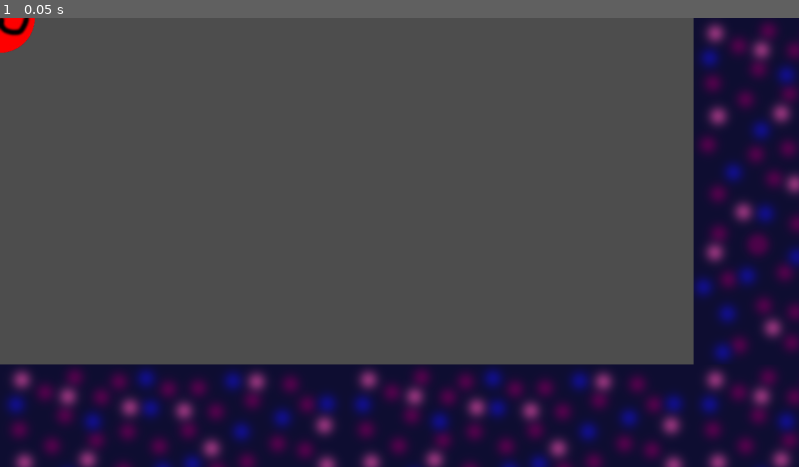
Above: before the commit, frame 1.
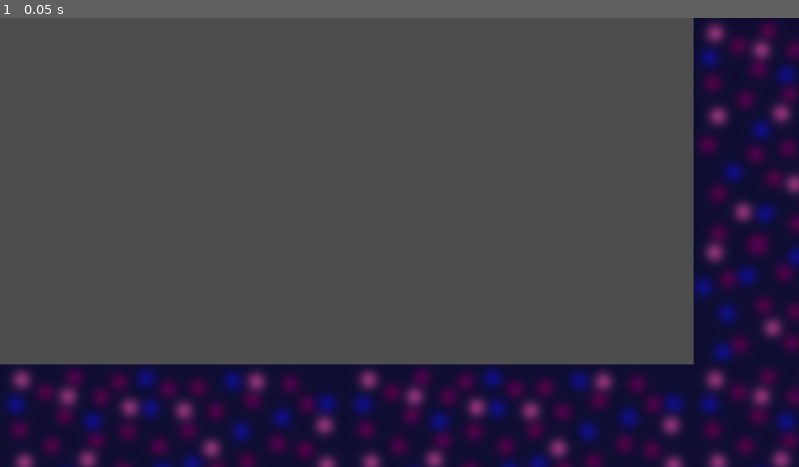
Above: after the commit, the same moment.

Repository: real-chicken-master/GDD112TempName
Game: Godot game, scene res://Minigames/bullet hell/bullet_hell.tscn
Two runs of this game, one before a commit and one after it. Both use one fixed random seed, a clock stepped at 60 frames per second and the inputs below. This scene is started directly instead of the project's main scene.
Inputs:
- Up to frame 1 (0.05 s): no input

The runs differ from the first frame. In frame 1, 0.3% of the frame differs, in the area x 0-5%, y 0-8%.
Error before the commit: Parse Error: Invalid argument for "move_toward()" function: argument 1 should be "float" but is "Vector2". (res://Minigames/bullet)
Error after the commit: Invalid access of index '1' on a base object of type: 'Array'. (res://Minigames/bullet)

Commit message:
bullets spawn, dont target players, dont do dmg

Diff:
--- a/Minigames/bullet hell/bullet.gd
+++ b/Minigames/bullet hell/bullet.gd
@@ -1,12 +1,27 @@
 extends Area2D
 
-const speed = 250
+const speed = 7
 var player_array = []
-var target
+var target_pos
+
 func _ready():
 	for players in get_tree().get_nodes_in_group("player"):
 		player_array.push_front(players)
-	target = (player_array[randi_range(0,1)].global_position)
+	target_pos = (player_array[randi_range(0,1)].global_position)
 
 func _process(delta):
-	move_toward(global_position,target.global_position,speed)
+	position += target_pos * speed * delta
+
+
+
+#const speed = 250
+#var player_array = []
+#var target_pos
+#func _ready():
+	#for players in get_tree().get_nodes_in_group("player"):
+		#player_array.push_front(players)
+	#target_pos = (player_array[randi_range(0,1)].global_position)
+#
+#func _process(delta):
+	#move_toward(global_position.x,target_pos.x,speed)
+	#move_and_slide()
--- a/Minigames/bullet hell/bullet_hell.gd
+++ b/Minigames/bullet hell/bullet_hell.gd
@@ -11,4 +11,8 @@
 	print(bullet)
 
 func _process(_delta):
-	pass
+	var spawnpos = $"Bullet Spawns".get_child(randi()%$"Bullet Spawns".get_child_count()).global_position
+	var bullet = bullets.instantiate()
+	bullet.global_position = spawnpos
+	$projectiles.add_child(bullet)
+	print(bullet)
--- a/Minigames/bullet hell/bullet_hell.tscn
+++ b/Minigames/bullet hell/bullet_hell.tscn
@@ -1,8 +1,7 @@
-[gd_scene load_steps=6 format=3 uid="uid://caehaixig1qq1"]
+[gd_scene load_steps=5 format=3 uid="uid://caehaixig1qq1"]
 
 [ext_resource type="Script" path="res://Minigames/bullet hell/bullet_hell.gd" id="1_4bkeb"]
 [ext_resource type="Texture2D" uid="uid://cyf1bwyfkocfq" path="res://Texture and Mesh/ArcadeWall.png" id="2_vyarn"]
-[ext_resource type="PackedScene" uid="uid://bh4t7xil7xps7" path="res://Minigames/bullet hell/bullet.tscn" id="3_ml0v8"]
 
 [sub_resource type="TileSetAtlasSource" id="TileSetAtlasSource_sojit"]
 texture = ExtResource("2_vyarn")
@@ -996,5 +995,3 @@
 
 [node name="Bullet Spawn 4" type="Marker2D" parent="Bullet Spawns"]
 position = Vector2(0, 1058)
-
-[node name="Bullet" parent="." instance=ExtResource("3_ml0v8")]
